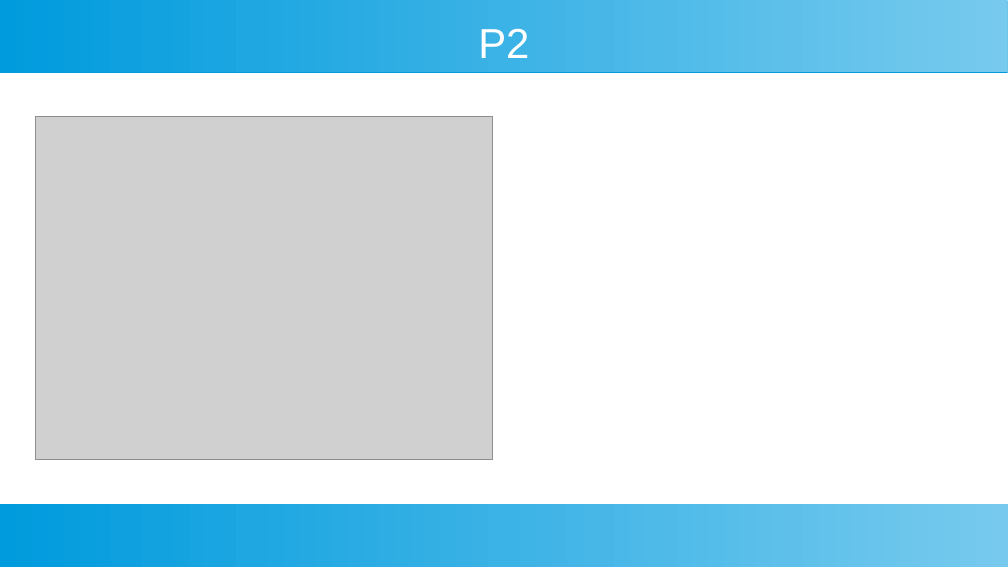
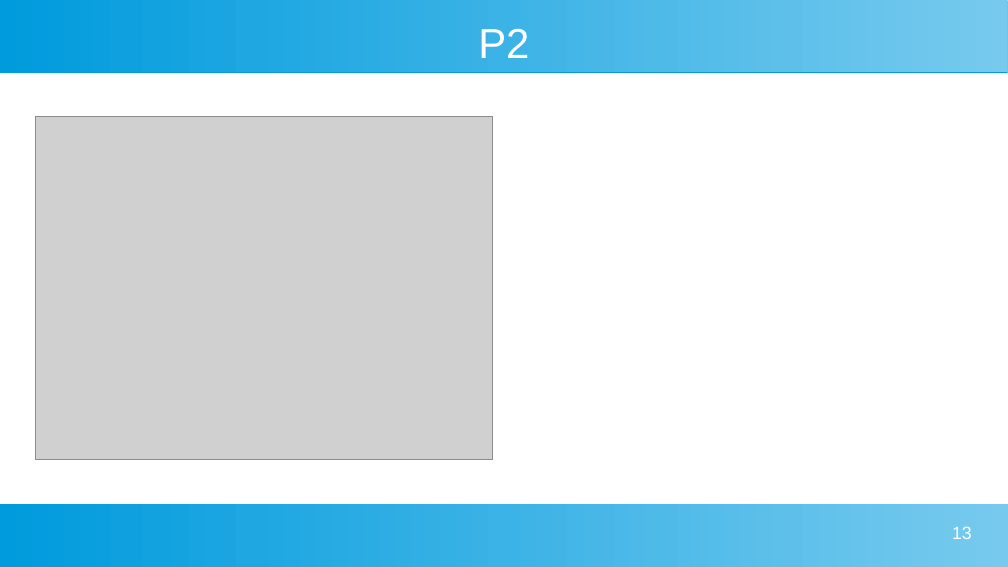
Before and after one commit to Kubapatoka/FiremanProblemEAProject, a slide deck: slide 13 of Prezentacja/Prez.odp. Drawn at 1008x567 pixels with LibreOffice and Linux fonts; fonts in the diff are those of the drawing; grey boxes stand for pictures. Boxes give left, top, right and bottom in pixels: in the first picture for what was removed or moved away, otherwise in the second. Text is boxed around its words. In the diff, an @@ line names an element or a change of style, - is before the commit and + after.

```diff
--- a/Prezentacja/Prez.odp
+++ b/Prezentacja/Prez.odp
@@ page number added at <box>952,526,972,539</box>, 14 pt, text #FFFFFF @@
+13
```
Also in this commit, not shown: 11 other slides changed.
